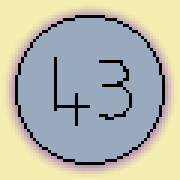
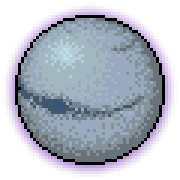
Layer changes from the first 180px x 180px image to the second:
painted on "Layer" over [18, 18, 162, 162]
hid "Background", painted on it over [0, 0, 180, 180]
